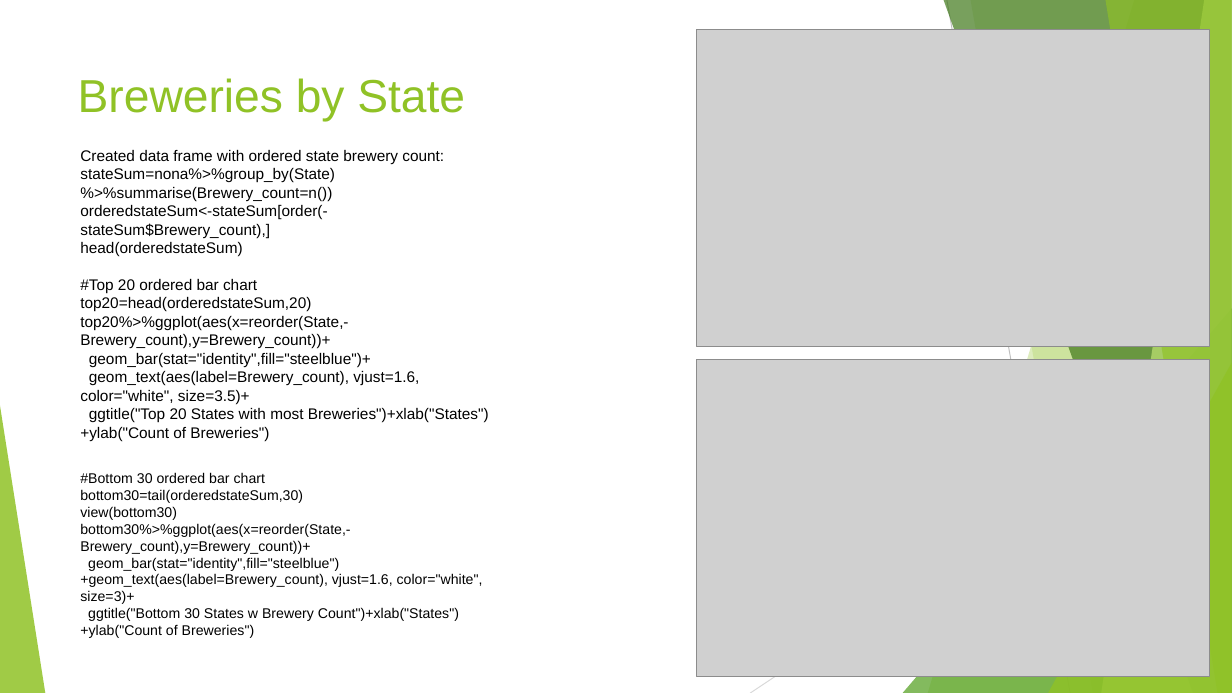
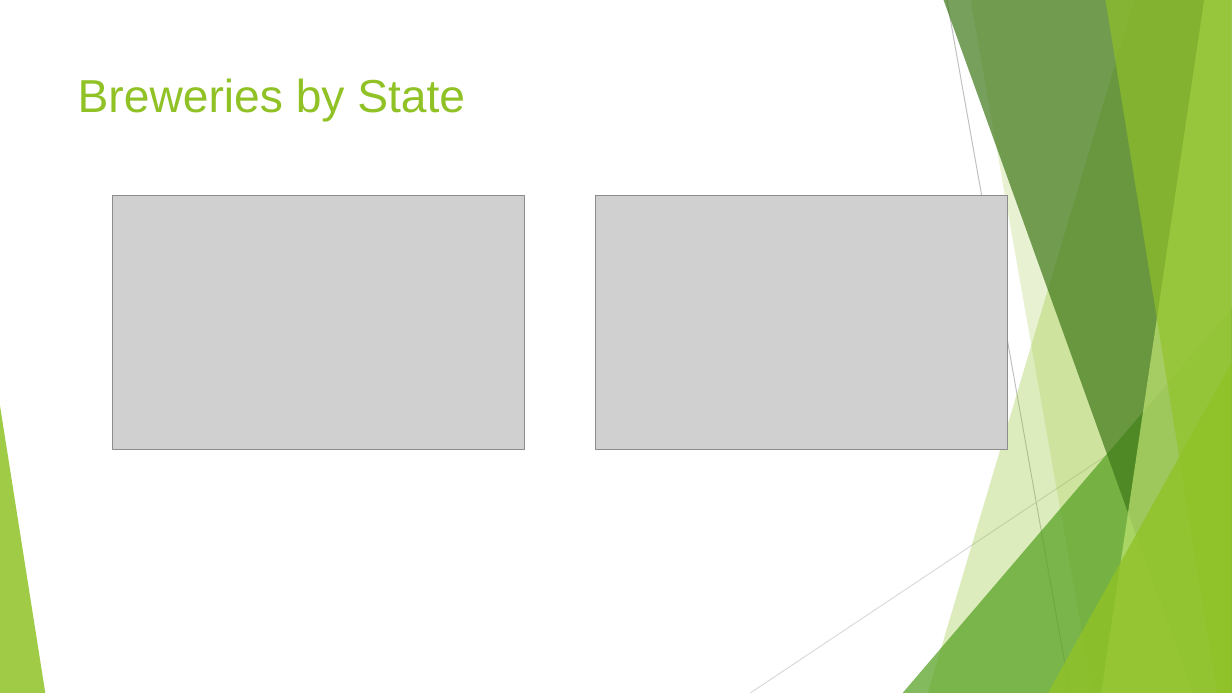
Before and after one commit to malcolmccarlson/DDS-CaseStudy1, a slide deck: slide 2 of MalcolmCarlsonBeerDataEDA.DDS6306.pptx. Drawn at 1232x693 pixels with LibreOffice and Linux fonts; fonts in the diff are those of the drawing; grey boxes stand for pictures. Boxes give left, top, right and bottom in pixels: in the first picture for what was removed or moved away, otherwise in the second. Text is boxed around its words. In the diff, an @@ line names an element or a change of style, - is before the commit and + after.

Commit message:
Added usmaps, changed plot colors to match slides

```diff
--- a/MalcolmCarlsonBeerDataEDA.DDS6306.pptx
+++ b/MalcolmCarlsonBeerDataEDA.DDS6306.pptx
@@ picture removed at [697,30,1210,347] @@
@@ text removed at [80,150,489,638] @@
-Created data frame with ordered state brewery count:
-stateSum=nona%>%group_by(State)%>%summarise(Brewery_count=n())
-orderedstateSum<-stateSum[order(-stateSum$Brewery_count),]
-head(orderedstateSum)
-#Top 20 ordered bar chart
-top20=head(orderedstateSum,20)
-top20%>%ggplot(aes(x=reorder(State,-Brewery_count),y=Brewery_count))+
-geom_bar(stat="identity",fill="steelblue")+
-geom_text(aes(label=Brewery_count), vjust=1.6, color="white", size=3.5)+
-ggtitle("Top 20 States with most Breweries")+xlab("States")+ylab("Count of Breweries")
-#Bottom 30 ordered bar chart
-bottom30=tail(orderedstateSum,30)
-view(bottom30)
-bottom30%>%ggplot(aes(x=reorder(State,-Brewery_count),y=Brewery_count))+
-geom_bar(stat="identity",fill="steelblue")+geom_text(aes(label=Brewery_count), vjust=1.6, color="white", size=3)+
-ggtitle("Bottom 30 States w Brewery Count")+xlab("States")+ylab("Count of Breweries")
@@ picture added at [112,195,524,450] @@
@@ picture added at [595,195,1007,450] @@
@@ picture removed at [697,360,1210,677] @@
```
Also in this commit, not shown: 6 other slides changed, 2 slides added, 3 slides removed, 1 other file.
